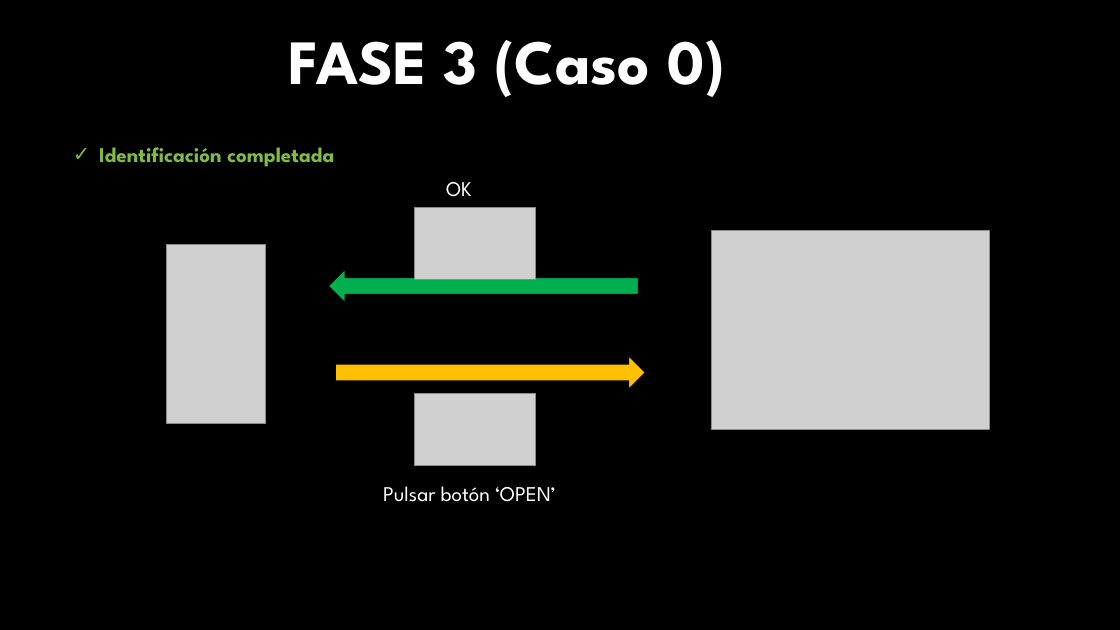
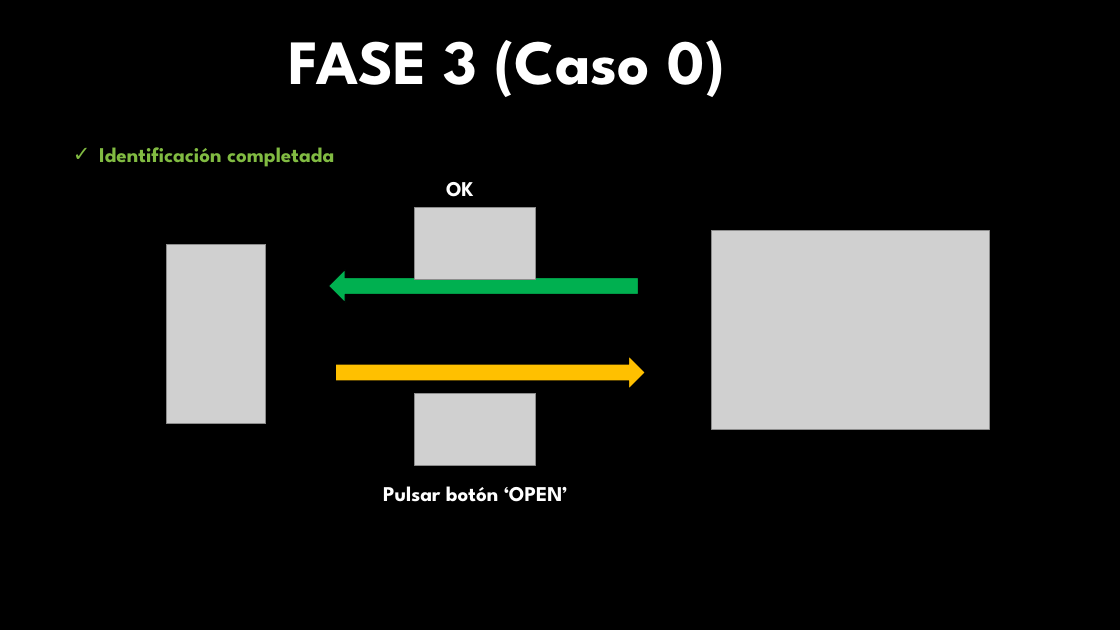
Before and after one commit to UVaNoobs/BlueFingerprint, a slide deck: slide 6 of PresentaciónFinal.pptx (slide 5 before the commit). Drawn at 1120x630 pixels with LibreOffice and Linux fonts; fonts in the diff are those of the drawing; grey boxes stand for pictures; background and template pictures are left out. Boxes give left, top, right and bottom in pixels: in the first picture for what was removed or moved away, otherwise in the second. Text is boxed around its words. In the diff, an @@ line names an element or a change of style, - is before the commit and + after.

```diff
--- a/PresentaciónFinal.pptx
+++ b/PresentaciónFinal.pptx
@@ text "OK" at [446,182,474,197]: bold on @@
@@ text "Pulsar botón ‘OPEN’" at [383,486,568,502]: bold on @@
```
Also in this commit, not shown: 4 other slides changed, 2 slides added, 1 slide removed.
